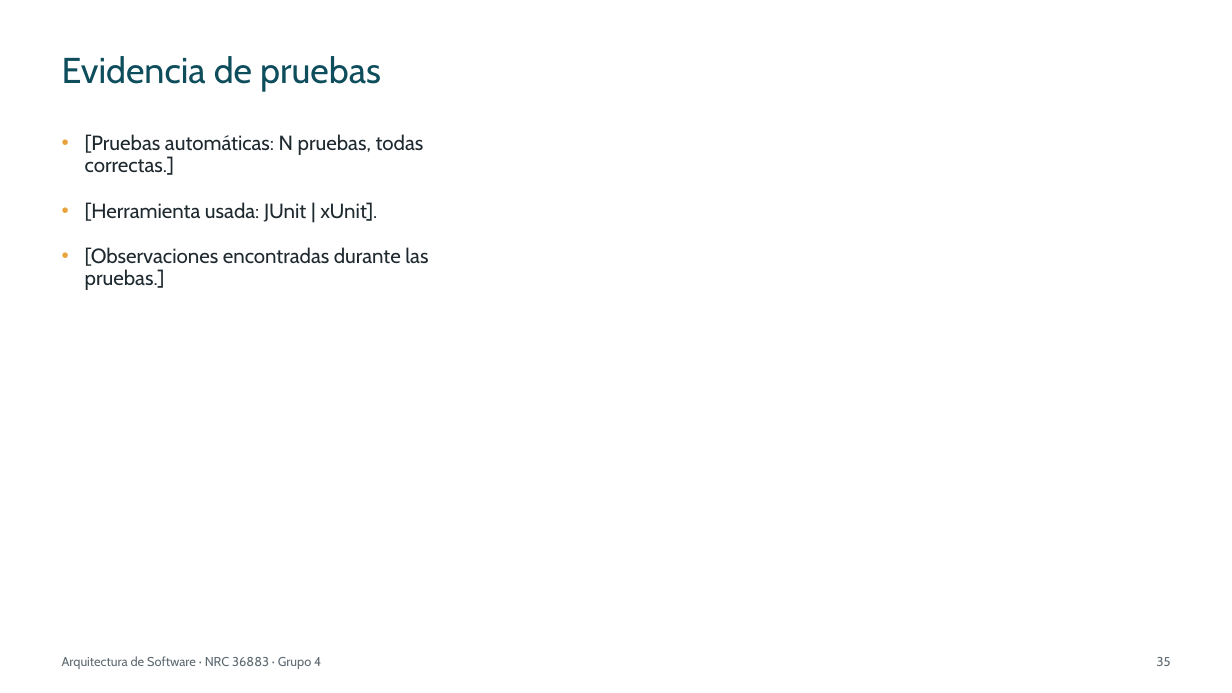
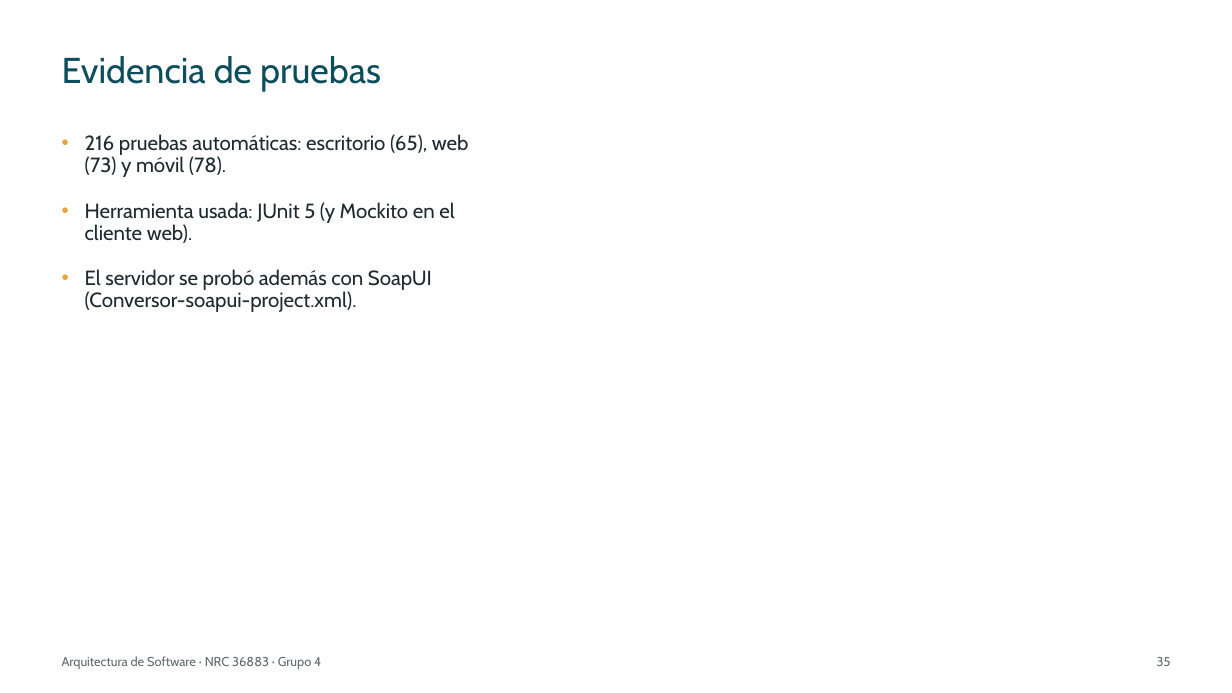
Before and after one commit to IMarcusDev/TI.1.1.-PAO202651_SOAP_JAVA_SINBDD_NRC_36883_GR04, a slide deck: slide 35 of 05. DOCUMENTACION/PRESENTACION TI.1.1. SOAP sin BDD en JAVA GR4.pptx. Drawn at 1232x693 pixels with LibreOffice and Linux fonts; fonts in the diff are those of the drawing. Boxes give left, top, right and bottom in pixels: in the first picture for what was removed or moved away, otherwise in the second. Text is boxed around its words. In the diff, an @@ line names an element or a change of style, - is before the commit and + after.

```diff
--- a/05. DOCUMENTACION/PRESENTACION TI.1.1. SOAP sin BDD en JAVA GR4.pptx
+++ b/05. DOCUMENTACION/PRESENTACION TI.1.1. SOAP sin BDD en JAVA GR4.pptx
@@ text at (x1=85, y1=134, x2=469, y2=312): text changed @@
-• [Pruebas automáticas: N pruebas, todas correctas.]
-• [Herramienta usada: JUnit | xUnit].
-• [Observaciones encontradas durante las pruebas.]
+• 216 pruebas automáticas: escritorio (65), web (73) y móvil (78).
+• Herramienta usada: JUnit 5 (y Mockito en el cliente web).
+• El servidor se probó además con SoapUI (Conversor-soapui-project.xml).
```
Also in this commit, not shown: 27 other slides changed.
